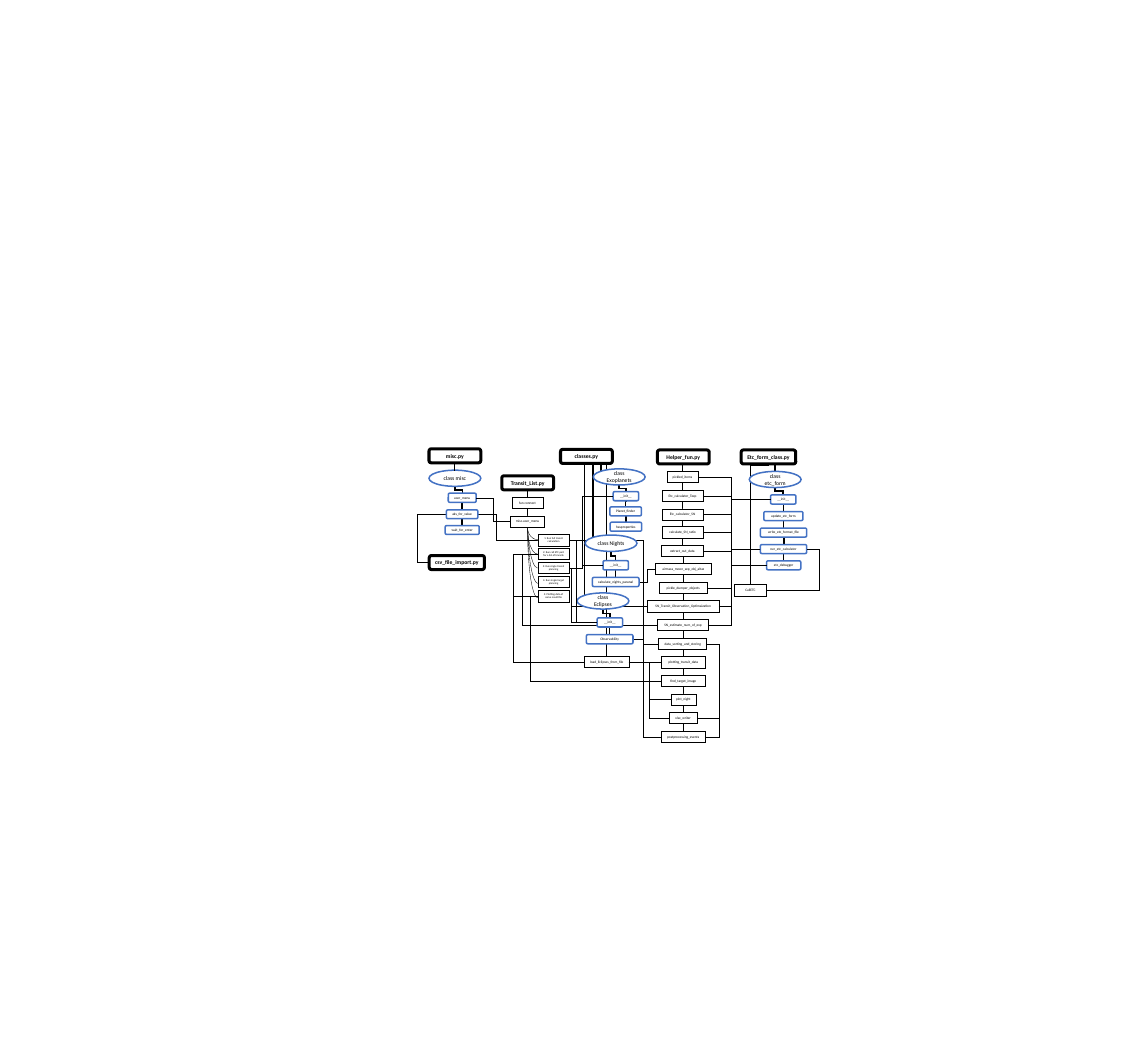
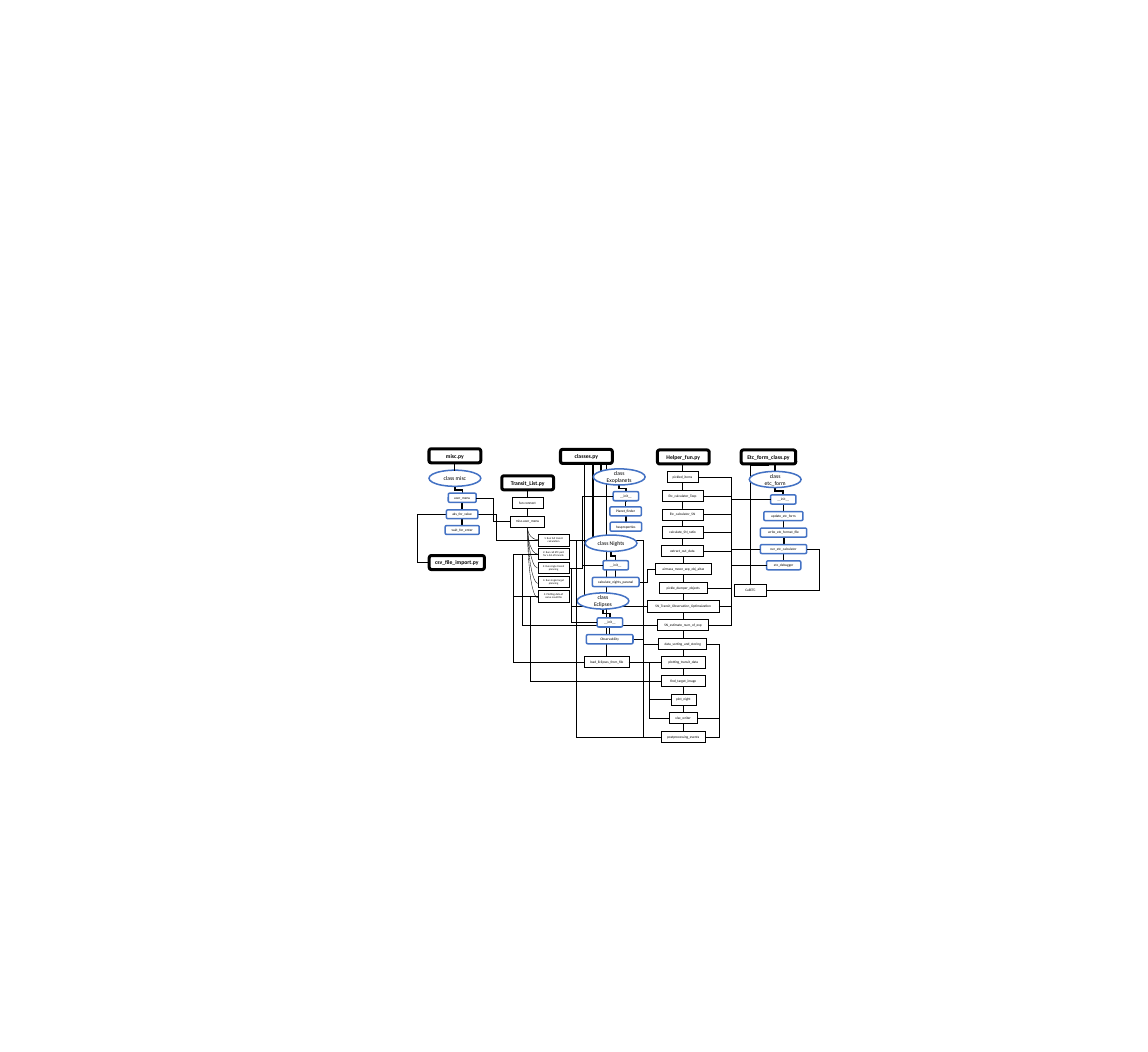
Before and after one commit to jonaszubindu/CRIRES-planning-tool, a slide deck: slide 1 of docs/Dependency_tree.pptx. Drawn at 1148x1052 pixels with LibreOffice and Linux fonts; fonts in the diff are those of the drawing. Boxes give left, top, right and bottom in pixels: in the first picture for what was removed or moved away, otherwise in the second. Text is boxed around its words. In the diff, an @@ line names an element or a change of style, - is before the commit and + after.

```diff
--- a/docs/Dependency_tree.pptx
+++ b/docs/Dependency_tree.pptx
@@ elbow line added from (569, 540) to (661, 737), #000000 0.5 pt @@
```
Also in this commit, not shown: 3 other files.
